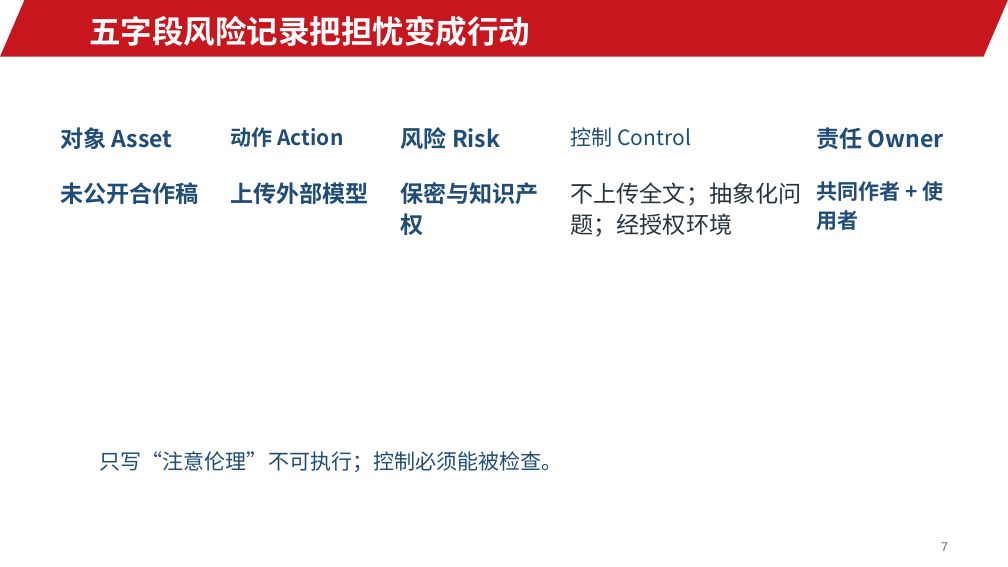
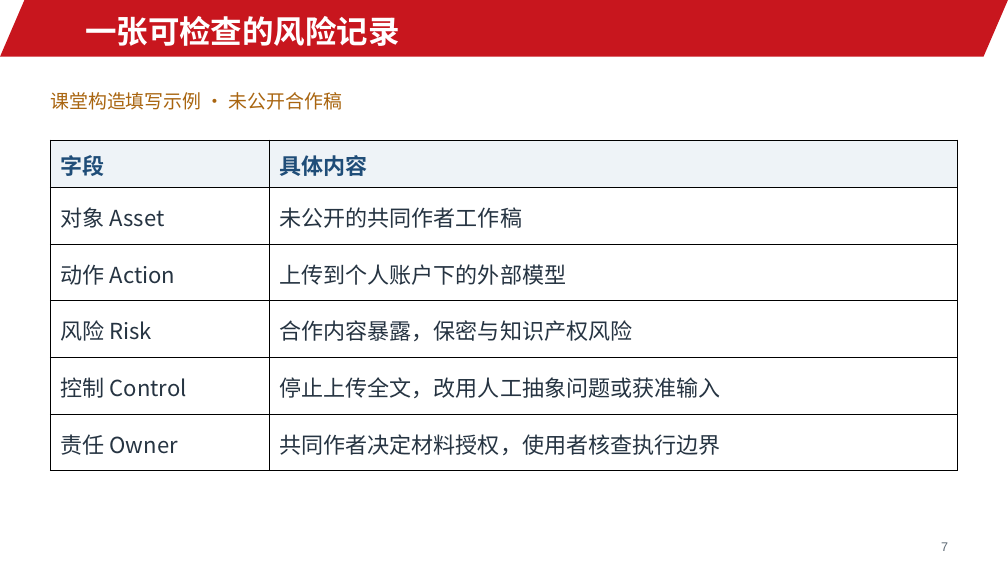
Before and after one commit to jinyh/ai4research, a slide deck: slide 7 of lessons/lesson-02/slides.pptx. Drawn at 1008x567 pixels with LibreOffice and Linux fonts; fonts in the diff are those of the drawing; background and template pictures are left out. Boxes give left, top, right and bottom in pixels: in the first picture for what was removed or moved away, otherwise in the second. Text is boxed around its words. In the diff, an @@ line names an element or a change of style, - is before the commit and + after.

```diff
--- a/lessons/lesson-02/slides.pptx
+++ b/lessons/lesson-02/slides.pptx
@@ text at (x1=85, y1=16, x2=400, y2=46): text changed @@
-五字段风险记录把担忧变成行动
+一张可检查的风险记录
@@ text at (x1=50, y1=92, x2=342, y2=110): text changed; size 22 to 18 pt; text colour #1F4D78 to #A96510; bold off @@
-未公开合作稿
+课堂构造填写示例 · 未公开合作稿
@@ table added at (x1=51, y1=140, x2=958, y2=471), 6 rows, 2 columns @@
+字段 | 具体内容
+对象 Asset | 未公开的共同作者工作稿
+动作 Action | 上传到个人账户下的外部模型
+风险 Risk | 合作内容暴露，保密与知识产权风险
+控制 Control | 停止上传全文，改用人工抽象问题或获准输入
+责任 Owner | 共同作者决定材料授权，使用者核查执行边界
@@ text removed at (x1=60, y1=127, x2=173, y2=149) @@
-对象 Asset
@@ text removed at (x1=231, y1=127, x2=343, y2=147) @@
-动作 Action
@@ text removed at (x1=401, y1=127, x2=500, y2=149) @@
-风险 Risk
@@ text removed at (x1=571, y1=127, x2=692, y2=147) @@
-控制 Control
@@ text removed at (x1=816, y1=127, x2=944, y2=149) @@
-责任 Owner
@@ text removed at (x1=231, y1=182, x2=369, y2=204) @@
-上传外部模型
@@ text removed at (x1=401, y1=182, x2=539, y2=235) @@
-保密与知识产权
@@ text removed at (x1=571, y1=182, x2=802, y2=237) @@
-不上传全文；抽象化问题；经授权环境
@@ text removed at (x1=816, y1=181, x2=944, y2=230) @@
-共同作者 + 使用者
@@ text removed at (x1=100, y1=451, x2=563, y2=472) @@
-只写“注意伦理”不可执行；控制必须能被检查。
```
Also in this commit, not shown: 9 other slides changed, 15 slides added, 15 slides removed, 18 other files.
